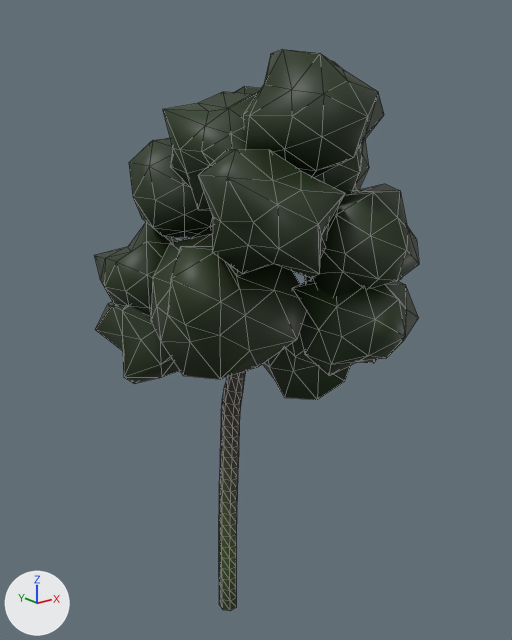
The glTF model Data/Buttertubs/Trees/SM_TreeFar_alder_0.glb: old version first, new version second.
The view is the same before and after, from a 50 mm lens placed at (-7.58, -10.44, 9.3), pointed at (1.06, 0.37, 4.98). The lights are fixed; the arrows at lower left show +X, +Y and +Z. The first picture is the older version. Mesh edges are drawn as thin lines. Vertices at exactly the same position are counted once.

The older version as bpy lines, for what is in view:
```python
me_sm_treefar_alder_0 = bpy.data.meshes.new('SM_TreeFar_alder_0')
me_sm_treefar_alder_0.from_pydata(...)  # 888 vertices, 1694 faces; spans x -1.72..3.71, y -2.91..3.26, z -1.2..10.03
me_sm_treefar_alder_0.materials.append(mat_defaultmaterial)
ob_sm_treefar_alder_0 = bpy.data.objects.new('SM_TreeFar_alder_0', me_sm_treefar_alder_0)
ob_sm_treefar_alder_0.location = (0.0, 0.0, 0.0)
```
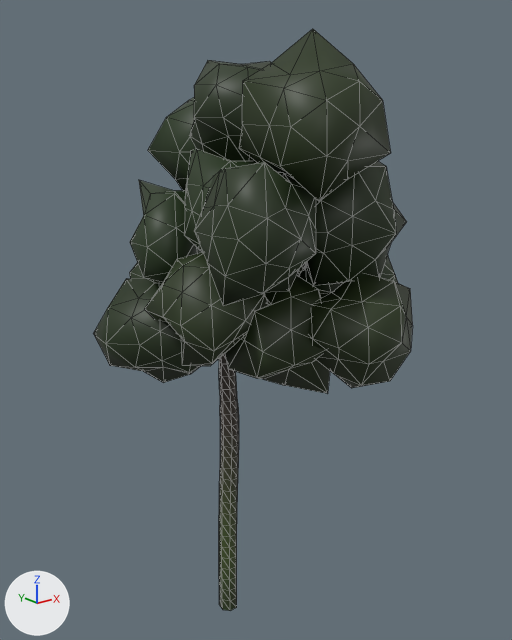
The edits, one by one:
me_sm_treefar_alder_0 is used by ob_sm_treefar_alder_0; location (0.0, 0.0, 0.0).
me_sm_treefar_alder_0 had 888 vertices, 1694 faces and spanned x -1.72..3.71, y -2.91..3.26, z -1.2..10.03.
me_sm_treefar_alder_0 now has 905 vertices, 1735 faces and spans x -1.73..3.7, y -2.89..3.42, z -1.2..10.36.
me_sm_treefar_alder_0 part 1: the loose piece of 42 vertices spanning x -0.42..1.96, y -2.62..-0.14, z 7.94..10.03 is rebuilt with 42 vertices and now spans x -0.34..1.72, y -2.61..-0.38, z 7.72..10.36.
me_sm_treefar_alder_0 part 2: the loose piece of 42 vertices spanning x 0.66..2.85, y -2.82..-0.46, z 5.52..7.82 is rebuilt with 42 vertices and now spans x 0.55..2.87, y -2.53..0.06, z 5.95..8.26.
me_sm_treefar_alder_0 part 3: the loose piece of 42 vertices spanning x -1.32..0.8, y -2.72..-0.29, z 6.46..8.55 is rebuilt with 42 vertices and now spans x -1.24..0.86, y -2.45..0.1, z 6.06..8.39.
me_sm_treefar_alder_0 part 4: the loose piece of 42 vertices spanning x 1.78..3.71, y -1.8..0.48, z 5.16..7.31 is rebuilt with 42 vertices and now spans x 1.49..3.7, y -1.52..0.98, z 4.59..6.92.
me_sm_treefar_alder_0 part 5: the loose piece of 42 vertices spanning x 0.59..2.91, y -2.91..-0.59, z 4.2..6.5 is rebuilt with 42 vertices and now spans x 0.63..2.81, y -2.89..-0.54, z 4.01..6.29.
me_sm_treefar_alder_0 part 6: the loose piece of 42 vertices spanning x -1.72..0.94, y -1.74..1.02, z 4.56..6.94 is rebuilt with 42 vertices and now spans x -1.43..0.6, y -1.15..1.06, z 4.45..6.67.
me_sm_treefar_alder_0 part 7: the loose piece of 42 vertices spanning x 0.16..2.28, y -0.01..1.97, z 7.57..9.51 is rebuilt with 42 vertices and now spans x -0.18..2.24, y 0.45..2.45, z 7.19..9.57.
me_sm_treefar_alder_0 part 8: the loose piece of 42 vertices spanning x -1.02..1.0, y -1.08..0.88, z 7.37..9.44 is rebuilt with 42 vertices and now spans x -0.5..1.66, y -0.93..1.21, z 7.78..9.95.
me_sm_treefar_alder_0 part 9: the loose piece of 42 vertices spanning x -1.34..1.15, y 0.95..3.26, z 3.44..6.05 is rebuilt with 42 vertices and now spans x -0.72..1.3, y 1.28..3.42, z 4.34..6.27.
me_sm_treefar_alder_0 part 10: the loose piece of 42 vertices spanning x -1.08..0.9, y 0.19..2.32, z 6.64..8.59 is rebuilt with 42 vertices and now spans x -1.13..1.06, y 0.4..2.65, z 5.74..7.75.
me_sm_treefar_alder_0 part 11: the loose piece of 42 vertices spanning x 0.84..2.73, y -1.73..0.63, z 3.56..5.86 is rebuilt with 42 vertices and now spans x -0.18..2.14, y -1.93..0.62, z 3.85..6.26.
me_sm_treefar_alder_0 part 12: a new loose piece of 42 vertices spanning x -0.84..1.32, y -0.89..1.07, z 6.43..8.46, in mat_defaultmaterial.
me_sm_treefar_alder_0 part 13: a new loose piece of 42 vertices spanning x -1.73..0.6, y 0.34..2.65, z 3.62..5.86, in mat_defaultmaterial.
me_sm_treefar_alder_0 part 14: 239 vertices removed from x -1.49..2.64, y -1.73..3.01, z 2.4..9.22; 130 vertices added at x -0.09..0.32, y -0.16..0.34, z 2.4..7.09.
Other edits to the shape of me_sm_treefar_alder_0 do not show in these pictures.

Changed parts and their boxes (x1, y1, x2, y2) in the pictures (512 x 640 px; the box of a moved part takes in the faces that stretch with it):
'SM_TreeFar_alder_0', reshaped
    before: (94, 49, 419, 611)
    after: (93, 29, 413, 611)
part 1 of me_sm_treefar_alder_0, rebuilt (8% wider, 34% taller)
    before: (243, 49, 384, 178)
    after: (239, 29, 391, 202)
part 2 of me_sm_treefar_alder_0, rebuilt
    before: (313, 184, 419, 297)
    after: (305, 161, 407, 285)
part 3 of me_sm_treefar_alder_0, rebuilt (17% narrower, 12% taller)
    before: (198, 149, 345, 278)
    after: (194, 162, 316, 306)
part 4 of me_sm_treefar_alder_0, rebuilt (mostly hidden before)
    before: (305, 276, 402, 282)
    after: (299, 255, 398, 292)
part 5 of me_sm_treefar_alder_0, rebuilt
    before: (293, 279, 419, 376)
    after: (308, 274, 413, 388)
part 6 of me_sm_treefar_alder_0, rebuilt (20% narrower, 21% shorter)
    before: (151, 234, 306, 379)
    after: (144, 252, 268, 366)
part 7 of me_sm_treefar_alder_0, rebuilt (mostly hidden before)
    before: (234, 86, 261, 94)
    after: (148, 98, 196, 191)
part 8 of me_sm_treefar_alder_0, rebuilt
    before: (163, 92, 258, 210)
    after: (189, 60, 271, 163)
part 9 of me_sm_treefar_alder_0, rebuilt (mostly hidden afterwards)
    before: (95, 302, 180, 384)
    after: (130, 262, 146, 279)
part 10 of me_sm_treefar_alder_0, rebuilt
    before: (129, 138, 213, 238)
    after: (130, 180, 202, 284)
part 11 of me_sm_treefar_alder_0, rebuilt
    before: (263, 282, 351, 400)
    after: (225, 276, 332, 394)
part 12 of me_sm_treefar_alder_0, added (green)
    after: (184, 149, 255, 252)
part 13 of me_sm_treefar_alder_0, added
    after: (93, 279, 201, 382)
part 14 of me_sm_treefar_alder_0, moved or reshaped
    before: (94, 140, 369, 469)
    after: (219, 354, 239, 469)
